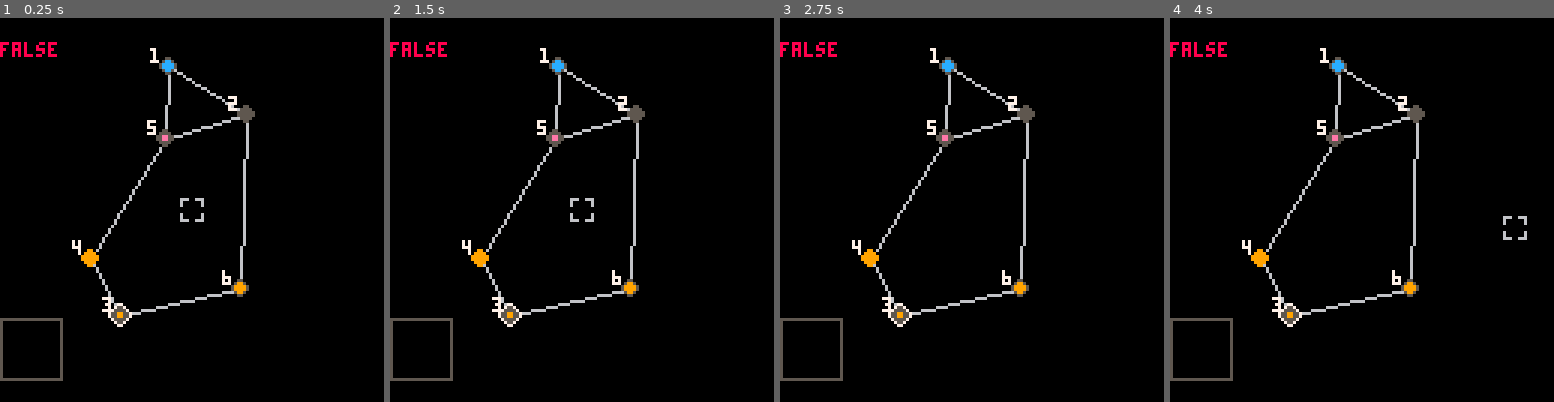
Above: before the commit, frames 1-4 (left to right).
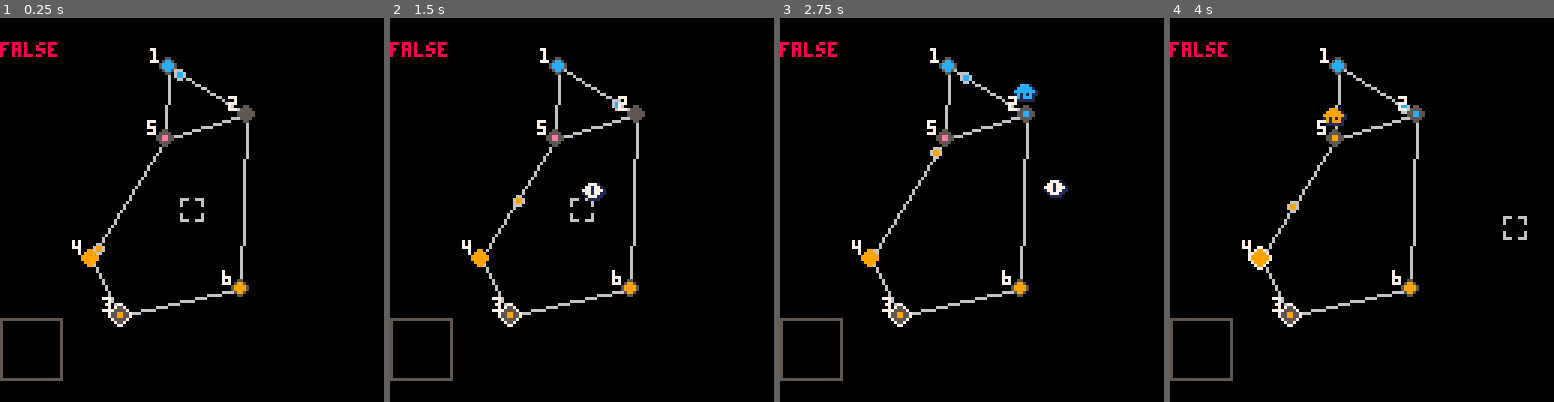
Above: after the commit, the same moments.

Repository: stolksdorf/pico8
Game: PICO-8 cartridge graph_tactics.p8
Same seed, same stepped clock (60 frames per second), same inputs: the game is played once before the commit and once after it.
Inputs:
- Up to frame 1 (0.25 s): no input
- Up to frame 2 (1.5 s): tap X (X key) at 0.33, 1.07 s; tap O (Z key) at 0.7 s
- Up to frame 3 (2.75 s): hold Right 1.6-2.1 s; tap O (Z key) at 1.7, 2.1, 2.5 s; tap X (X key) at 1.85 s; hold Up 2.15-2.42 s; hold Right from 2.47 s (still down)
- Up to frame 4 (4 s): tap O (Z key) at 2.9, 3.3, 3.7 s; tap X (X key) at 2.97 s; release Right at 3.03 s; hold Left 3.08-3.58 s; hold Down 3.63-3.97 s

The runs differ from the first frame. In frame 1, 0.1% of the frame differs, in the area x 24-49%, y 13-62%; in frame 2, 0.3%; in frame 3, 0.6%, in the area x 24-75%, y 14-62%; in frame 4, 0.5%.

Commit message:
added overflow and conquering

Diff:
--- a/graph_tactics.p8
+++ b/graph_tactics.p8
@@ -9,49 +9,14 @@
 end
 
 
-
-
-
-function troop_link(n1,n2,team)
-
-end
-
-function add_troop(n1,n2)
-	add(troops, {
-		s={x=n1.x,y=n1.y},
-		e={x=n2.x,y=n2.y},
-
-		max_dist=sqrt((n1.x-n2.x)^2+(n1.y-n2.y)^2),
-		dist=0,
-		spd=3,
-		_t=0
-	})
-end
-…(4 lines of a section not shown)…
-function node_dir(n1,n2,dr)
-	return (dr==⬆️ and n1.y<n2.y)
-		or (dr==⬇️ and n1.y>n2.y)
-		or (dr==⬅️ and n1.x<n2.x)
-		or (dr==➡️ and n1.x>n2.x)
-end
-
-
-function get_near_node(ndoe,dr)
-	local bst_dst=999
-	local res_idx
-	for i,n in pairs(nodes) do
-		local _dist=dist(node,n)
-
-		if(_dist<bst_dst
-			and node_dir(node,n,dr)) then
-			res_idx=i
-			bst_dst=_dist
-		end
-	end
-	return res_idx
+t=-1
+function upt()
+
+	--replace with orders
+	t+=1
+	if(t%80==0) deploy(4,5)
+	if(t%70==0) deploy(1,2)
+
 end
 -->8
 --utils
@@ -147,6 +112,15 @@
 	return sqrt((a-x)^2+(b-y)^2)
 end
 
+function shadow_text(txt,x,y,c,s)
+	c=c or 6
+	s=s or 1
+	print(txt,x+1,y+1,s)
+	print(txt,x,y+1,s)
+	print(txt,x+1,y,s)
+	print(txt,x,y,c)
+end
+
 
 --fade
 --dpal={0,1,1,2,1,13,6,4,4,9,3,13,1,13,14}
@@ -156,9 +130,13 @@
 function _draw()
 	cls()
 	draw_links()
+	draw_troops()
 	draw_nodes()
+
 	draw_cur()
 	draw_fcs()
+
+	draw_hvrtxt()
 
 	if(dev) draw_logs()
 end
@@ -206,34 +184,37 @@
 end
 
 function draw_links()
-	for a,l in pairs(links) do
-		for b in all(l) do
-			line(nx[a],ny[a],
-								nx[b],ny[b],6)
-		end
+	for l in all(links) do
+		local x,y=pos(l[1])
+		local a,b=pos(l[2])
+		line(x,y,a,b,6)
 	end
 end
 
 
 --draw the selected box
 function draw_fcs()
-	rectfill(0,100,20,120,5)
-	rectfill(1,101,19,119,0)
+	local x,y=0,100
+	rectfill(x,y,x+20,y+20,5)
+	rectfill(x+1,y+1,x+19,y+19,0)
 	if(cur_fcs) then
-		local t,s=team[cur_fcs],size[cur_fcs]
-		print(s,9,108,tm_clr[t])
+		local t,s,c=inf(cur_fcs)
+		print(s,x+9,y+8,c)
 	end
 
 end
 
 
 function draw_troops()
-	pal(6,3)
+
 	for t in all(troops) do
-		local d=t.dist/t.max_dist
-		local x=(1-d)*t.s.x+d*t.e.x
-		local y=(1-d)*t.s.y+d*t.e.y
-
+		local d=t.dist/node_dist(t.srt,t.trg)
+		local sx,sy=pos(t.srt)
+		local tx,ty=pos(t.trg)
+
+		local x=(1-d)*sx+d*tx
+		local y=(1-d)*sy+d*ty
+		pal(2,tm_clr[t.tm])
 		spr(3,x-3,y-3)
 	end
 	pal()
@@ -255,7 +236,12 @@
 function _update()
 	if(dev) test()
 
+	upt()
+
+	update_troops()
+	update_nodes()
 	update_cur()
+	update_hvrtxt()
 
 end
 
@@ -282,16 +268,38 @@
 
 function update_troops()
 	for t in all(troops) do
-		t._t-=1
-		if(t._t<=0) then
-			t._t=t.spd
-			t.dist+=1
-
-			--reached the distination
-			if(t.dist>t.max_dist) then
-				del(troops, t)
+		--t.dist+=1/5
+		t.dist+=1/2
+
+		--reached the node
+		local trg=t.trg
+		if(t.dist>node_dist(t.srt,trg)) then
+			del(troops, t)
+			if(team[trg]!=t.tm) then
+				size[trg]-=2
+				--conquer
+				if(size[trg]<1) then
+					size[trg]=1
+					team[trg]=t.tm
+					hvrtxt("⌂",nx[trg]-4,ny[trg],tm_clr[t.tm])
+				end
+			else
+				size[t.trg]+=1
 			end
-
+		end
+	end
+end
+
+function update_nodes()
+	for i=1,#nx do
+		--overflow
+		nbs=#nbhrs[i]
+		if(size[i]>=nbs+troop_max) then
+			size[i]-=nbs
+			sfx(63)
+			for n in all(nbhrs[i]) do
+				deploy(i,n)
+			end
 		end
 	end
 end
@@ -303,7 +311,7 @@
 cur_fcs=false
 curx=64
 cury=64
-cura=animate(25,{0,1})
+cura=animate(20,{0,1})
 
 function update_cur()
 	log(cur_fcs)
@@ -334,6 +342,8 @@
 	if(btn(⬅️)) curx-=3
 	if(btn(➡️)) curx+=3
 
+	if(btnp(❎)) hvrtxt("☉",curx,cury)
+
 	-- put in bounds?
 
 end
@@ -349,7 +359,33 @@
 	end
 end
 
-
+--ui
+
+hvr_txt={}
+
+function hvrtxt(txt,x,y,c)
+	c=c or 7
+	add(hvr_txt,{
+		txt=txt,
+		x=x,
+		y=y-10,
+		o=10,
+		c=c
+	})
+end
+
+function update_hvrtxt()
+	for h in all(hvr_txt) do
+		h.o=h.o/1.15
+		if(h.o<0.1) del(hvr_txt,h)
+	end
+end
+
+function draw_hvrtxt()
+	for h in all(hvr_txt) do
+		shadow_text(h.txt,h.x,h.y+h.o,h.c)
+	end
+end
 -->8
 --game
 
@@ -364,6 +400,14 @@
 function deploy(home,target)
 --	attempt to sub one
 -- add a troop to the
+	add(troops,{
+		srt=home,
+		trg=target,
+		lnk=get_link(home,target),
+		tm=team[home],
+		dist=0,
+		_a=0
+	})
 end
 
 -->8
@@ -371,8 +415,14 @@
 nx={}
 ny={}
 links={}
+nbhrs={}
+
+node={}
+
 size={}
 team={}
+
+dsts={} --precalc linkdist
 
 maplmtx={20,120}
 maplmty={20,120}
@@ -381,21 +431,44 @@
 	nx={56,82,40,30,55,80 }
 	ny={16,32,99,80,40,90}
 
+	links={
+		{1,2},
+		{1,5},
+		{2,5},
+		{2,6},
+		{6,3},
+		{3,4},
+		{4,5}
+	}
+
+	init_map()
+	--todo: bild the neighbours fn
+	-- remake the draw links func
+	--
+
 
 	--change this to prox
 	-- built by link table
-	links={
-		{2,5},
-		{1,5,6},
-		{4,6},
-		{3,5},
-		{1,2,4},
-		{2,3}
-	}
 	team={1,0,2,2,4,2}
 	size={3,0,1,5,1,3}
 end
 
+function init_map()
+	for i=1,#nx do
+		nbhrs[i]={}
+		node[i]={}
+		size[i]=0
+		team[i]=0
+	end
+
+	for l in all(links) do
+		local a,b=l[1],l[2]
+		add(nbhrs[a],b)
+		add(nbhrs[b],a)
+	end
+
+end
+
 
 function inf(n)
 	return team[n],size[n],tm_clr[team[n]]
@@ -403,6 +476,17 @@
 
 function pos(n)
 	return nx[n],ny[n]
+end
+
+function get_link(a,b)
+	for i,l in pairs(links) do
+		if(a==l[1] and b==l[2]) return i
+		if(b==l[1] and a==l[2]) return i
+	end
+end
+
+function node_dist(a,b)
+	return dist(nx[a],ny[a],nx[b],ny[b])
 end
 
 --ranks all nodes based on dist
@@ -449,7 +533,7 @@
 
 function is_safe(n)
 	local safe,tm=true,team[n]
-	for i in all(links[n]) do
+	for i in all(nbhrs[n]) do
 		if(team[i]==0 or tm!=team[i]) safe=false
 	end
 	return safe
Not shown, changed: 66 lines of the sprite sheet (__gfx__) section of graph_tactics.p8
Not shown, changed: the sound effects (__sfx__) section of graph_tactics.p8
